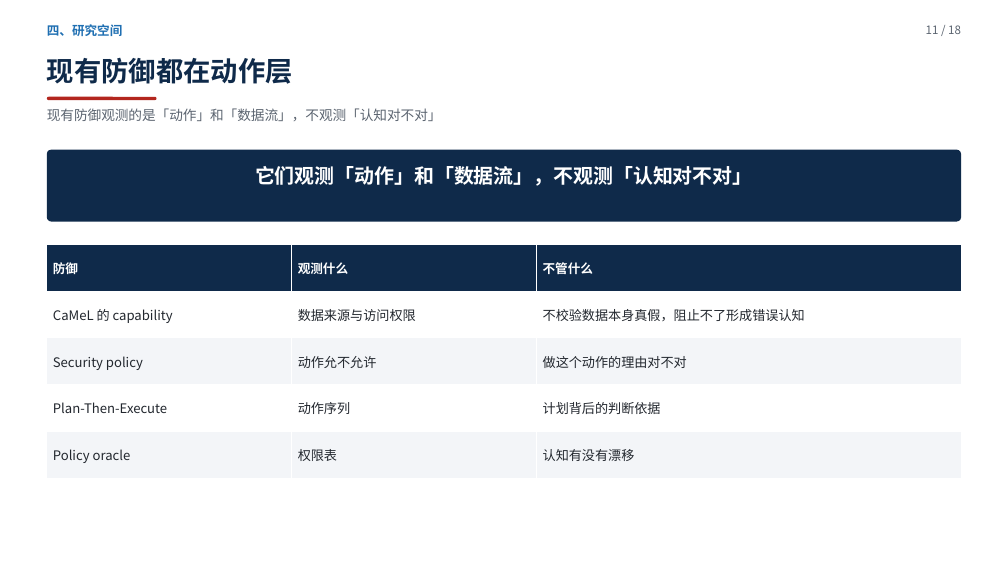
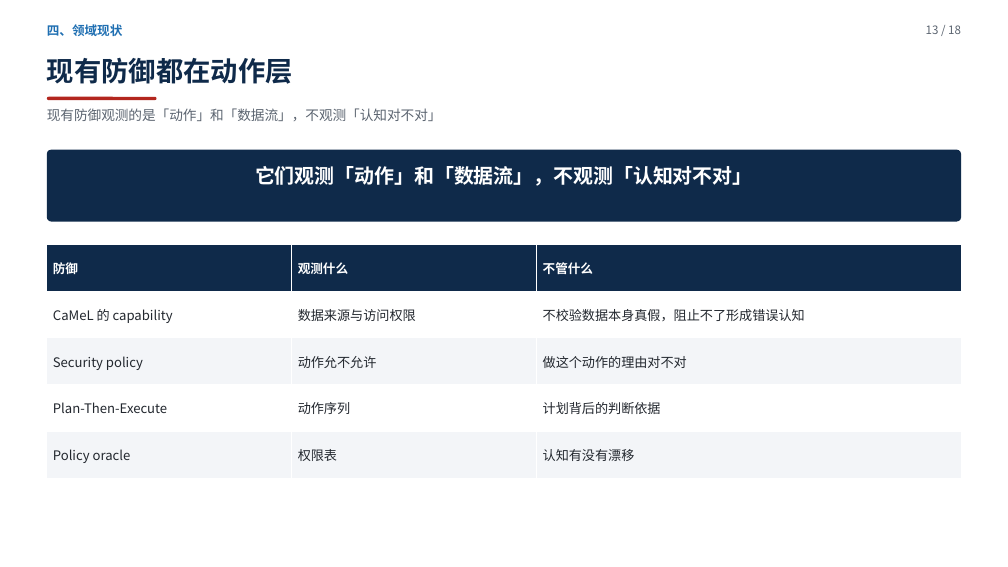
Before and after one commit to yiiiiiii1/multi-agent-remote-sensing, a slide deck: slide 13 of 阶段2-卫星多智能体防御/presentations/新方向调研汇报.pptx (slide 11 before the commit). Drawn at 1008x567 pixels with LibreOffice and Linux fonts; fonts in the diff are those of the drawing. Boxes give left, top, right and bottom in pixels: in the first picture for what was removed or moved away, otherwise in the second. Text is boxed around its words. In the diff, an @@ line names an element or a change of style, - is before the commit and + after.

```diff
--- a/阶段2-卫星多智能体防御/presentations/新方向调研汇报.pptx
+++ b/阶段2-卫星多智能体防御/presentations/新方向调研汇报.pptx
@@ text at (47, 24, 123, 36): text changed @@
-四、研究空间
+四、领域现状
@@ text at (926, 25, 961, 34): text changed @@
-11 / 18
+13 / 18
```
Also in this commit, not shown: 7 other slides changed, 2 slides added, 2 slides removed, 5 other files.
